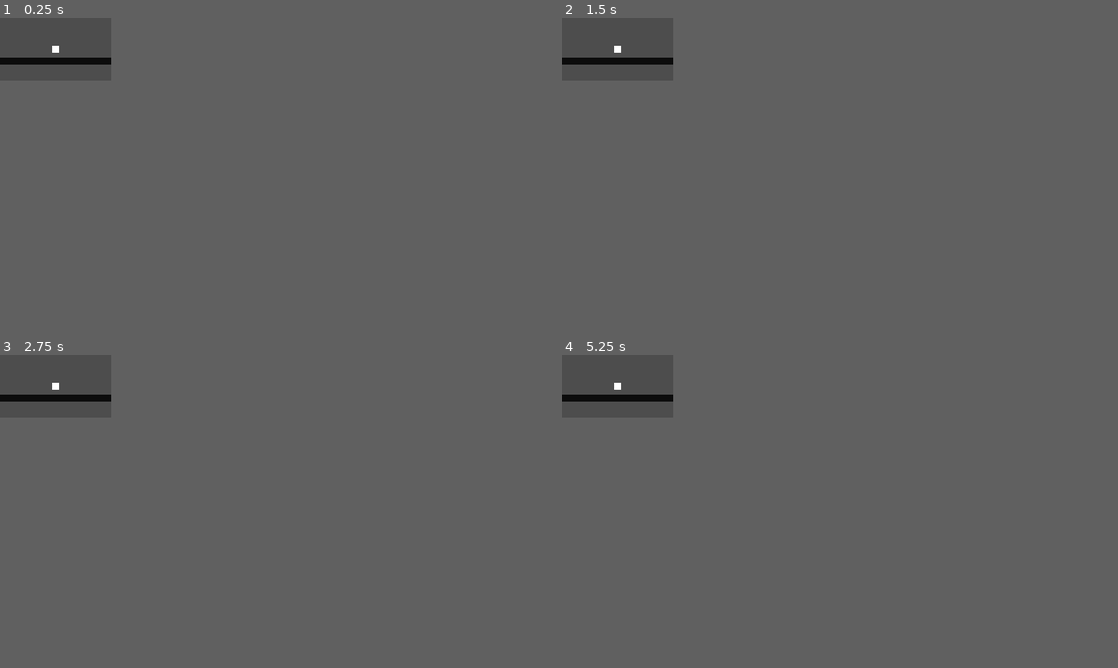
Above: before the commit, frames 1-4 (two rows, left to right).
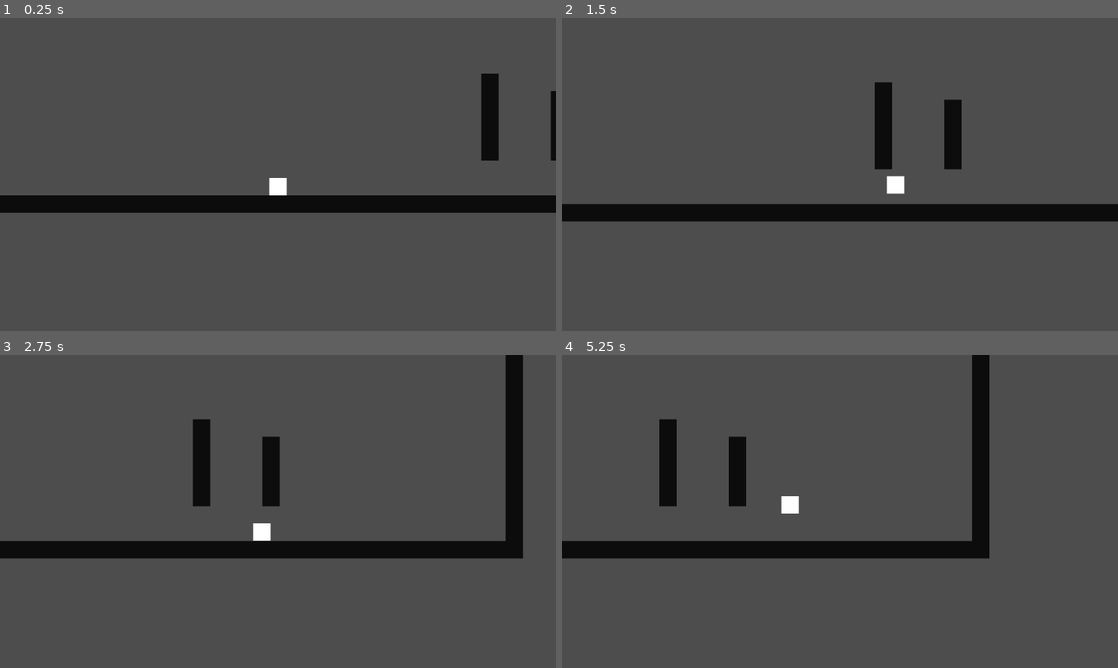
Above: after the commit, the same moments.

Repository: Nopfed/platformer
Game: Godot game, scene res://playground.tscn
Same seed, same stepped clock (60 frames per second), same inputs: the game is played once before the commit and once after it.
Inputs:
- Up to frame 1 (0.25 s): no input
- Up to frame 2 (1.5 s): tap Enter at 0.5 s; hold D (right, bound only after the commit) from 0.53 s (still down); tap W (jump, bound only after the commit) at 0.6, 0.77, 1.07, 1.35 s
- Up to frame 3 (2.75 s): tap W (jump, bound only after the commit) at 1.52, 1.82, 2.1 s; release D (right, bound only after the commit) at 2.03 s; hold A (left, bound only after the commit) from 2.03 s (still down)
- Up to frame 4 (5.25 s): release A (left, bound only after the commit) at 2.78 s; hold D (right, bound only after the commit) 2.78-4.28 s; tap W (jump, bound only after the commit) at 2.85, 3.02, 3.32, 3.6, 3.77, 4.07, 4.35, 4.52, 4.82, 5.1 s; hold A (left, bound only after the commit) 4.28-5.03 s; hold D (right, bound only after the commit) from 5.03 s (still down)
In our replay, the window is 160x90 before the commit and 800x450 after it. These sizes can differ from the game's own. Grey fills any space a smaller window leaves; there, only what the larger window draws over its background counts as a difference.

The runs differ from the first frame. In frame 1, 7.3% of the frame differs, in the area x 0-100%, y 8-63%; in frame 2, 8.0%; in frame 3, 9.7%, in the area x 0-95%, y 0-66%; in frame 4, 8.5%.

Commit message:
Adds player movement, jumping and wall jumps

Diff:
--- /dev/null
+++ b/player.gd
@@ -0,0 +1,41 @@
+extends CharacterBody2D
+
+const GRAVITY = 980
+const WALK_SPEED = 100
+const JUMP_SPEED = 250
+const WALL_JUMP_INTERVAL = 0.2
+const MAX_SPEED = 150
+
+# TODO -> Variable jump height based on how long jump button held
+# TODO -> Inertia/friction on horizontal movement
+# TODO -> Dash/roll/slide ability
+
+func _physics_process(delta: float) -> void:
+	# Gravity
+	velocity.y += delta * GRAVITY
+
+	# Move
+	if is_on_floor():
+		if Input.is_action_pressed("left"):
+			velocity.x = -WALK_SPEED
+		elif Input.is_action_pressed("right"):
+			velocity.x =  WALK_SPEED
+		else:
+			velocity.x = 0
+	else:
+		if Input.is_action_pressed("left") and velocity.x > -MAX_SPEED:
+			velocity.x -= WALK_SPEED * 0.2
+		elif Input.is_action_pressed("right") and velocity.x < MAX_SPEED:
+			velocity.x +=  WALK_SPEED * 0.2
+
+	# Jump
+	if Input.is_action_just_pressed("jump") and is_on_floor():
+		velocity.y -= JUMP_SPEED
+
+	# Wall Jump
+	if is_on_wall_only() and Input.is_action_just_pressed("jump"):
+		velocity.y = 0
+		velocity.y -= JUMP_SPEED * 0.8
+		velocity.x += JUMP_SPEED * 0.5 * get_wall_normal().x
+
+	move_and_slide()
--- a/playground.tscn
+++ b/playground.tscn
@@ -1,6 +1,7 @@
-[gd_scene load_steps=6 format=4 uid="uid://cr6te4yrr1jjd"]
+[gd_scene load_steps=7 format=4 uid="uid://cr6te4yrr1jjd"]
 
 [ext_resource type="Texture2D" uid="uid://bx1aea0daejc6" path="res://tilemap.png" id="1_rupst"]
+[ext_resource type="Script" uid="uid://bl4rrxrfbc8jx" path="res://player.gd" id="2_m8u5f"]
 [ext_resource type="Texture2D" uid="uid://dokyemhe0wb7b" path="res://player.png" id="2_wt17y"]
 
 [sub_resource type="TileSetAtlasSource" id="TileSetAtlasSource_wt17y"]
@@ -34,17 +35,22 @@
 [node name="Playground" type="Node2D"]
 
 [node name="TileMapLayer" type="TileMapLayer" parent="."]
-tile_map_data = PackedByteArray("AAAAAAgAAAAAAAAAAAABAAgAAAA …(1536 unchanged characters)… AAAAAAAAgAPT/AAAAAAAAAAAgAPX/AAAAAAAAAAA=")
+tile_map_data = PackedByteArray("AAAAAAgAAAAAAAAAAAABAAgAAAA …(1536 unchanged characters)… AAAAAAAAgAPT/AAAAAAAAAAAgAPX/AAAAAAAAAAAOAAUAAAAAAAAAAAAOAAQAAAAAAAAAAAAOAAMAAAAAAAAAAAASAAUAAAAAAAAAAAASAAQAAAAAAAAAAAASAAMAAAAAAAAAAAAOAAIAAAAAAAAAAAASAAIAAAAAAAAAAAAOAAEAAAAAAAAAAAA=")
 tile_set = SubResource("TileSet_m8u5f")
 
-[node name="CharacterBody2D" type="CharacterBody2D" parent="."]
+[node name="Player" type="CharacterBody2D" parent="."]
 position = Vector2(23, 68)
+script = ExtResource("2_m8u5f")
 metadata/_edit_group_ = true
 
-[node name="Sprite2D" type="Sprite2D" parent="CharacterBody2D"]
+[node name="Sprite2D" type="Sprite2D" parent="Player"]
 texture = ExtResource("2_wt17y")
 
-[node name="CollisionShape2D" type="CollisionShape2D" parent="CharacterBody2D"]
+[node name="CollisionShape2D" type="CollisionShape2D" parent="Player"]
 shape = SubResource("RectangleShape2D_rupst")
 
-[node name="Camera2D" type="Camera2D" parent="CharacterBody2D"]
+[node name="Camera2D" type="Camera2D" parent="Player"]
+zoom = Vector2(4, 4)
+drag_horizontal_enabled = true
+drag_vertical_enabled = true
+editor_draw_drag_margin = true
--- a/project.godot
+++ b/project.godot
@@ -19,6 +19,29 @@
 
 window/size/viewport_width=160
 window/size/viewport_height=90
+window/size/window_width_override=1280
+window/size/window_height_override=720
+
+[input]
+
+left={
+"deadzone": 0.2,
+"events": [Object(InputEventKey,"resource_local_to_scene":false,"resource_name":"","device":-1,"window_id":0,"alt_pressed":false,"shift_pressed":false,"ctrl_pressed":false,"meta_pressed":false,"pressed":false,"keycode":0,"physical_keycode":65,"key_label":0,"unicode":97,"location":0,"echo":false,"script":null)
+, Object(InputEventKey,"resource_local_to_scene":false,"resource_name":"","device":-1,"window_id":0,"alt_pressed":false,"shift_pressed":false,"ctrl_pressed":false,"meta_pressed":false,"pressed":false,"keycode":0,"physical_keycode":4194319,"key_label":0,"unicode":0,"location":0,"echo":false,"script":null)
+]
+}
+right={
+"deadzone": 0.2,
+"events": [Object(InputEventKey,"resource_local_to_scene":false,"resource_name":"","device":-1,"window_id":0,"alt_pressed":false,"shift_pressed":false,"ctrl_pressed":false,"meta_pressed":false,"pressed":false,"keycode":0,"physical_keycode":68,"key_label":0,"unicode":100,"location":0,"echo":false,"script":null)
+, Object(InputEventKey,"resource_local_to_scene":false,"resource_name":"","device":-1,"window_id":0,"alt_pressed":false,"shift_pressed":false,"ctrl_pressed":false,"meta_pressed":false,"pressed":false,"keycode":0,"physical_keycode":4194321,"key_label":0,"unicode":0,"location":0,"echo":false,"script":null)
+]
+}
+jump={
+"deadzone": 0.2,
+"events": [Object(InputEventKey,"resource_local_to_scene":false,"resource_name":"","device":-1,"window_id":0,"alt_pressed":false,"shift_pressed":false,"ctrl_pressed":false,"meta_pressed":false,"pressed":false,"keycode":0,"physical_keycode":87,"key_label":0,"unicode":119,"location":0,"echo":false,"script":null)
+, Object(InputEventKey,"resource_local_to_scene":false,"resource_name":"","device":-1,"window_id":0,"alt_pressed":false,"shift_pressed":false,"ctrl_pressed":false,"meta_pressed":false,"pressed":false,"keycode":0,"physical_keycode":32,"key_label":0,"unicode":32,"location":0,"echo":false,"script":null)
+]
+}
 
 [rendering]
 
Not shown, added: player.gd.uid
